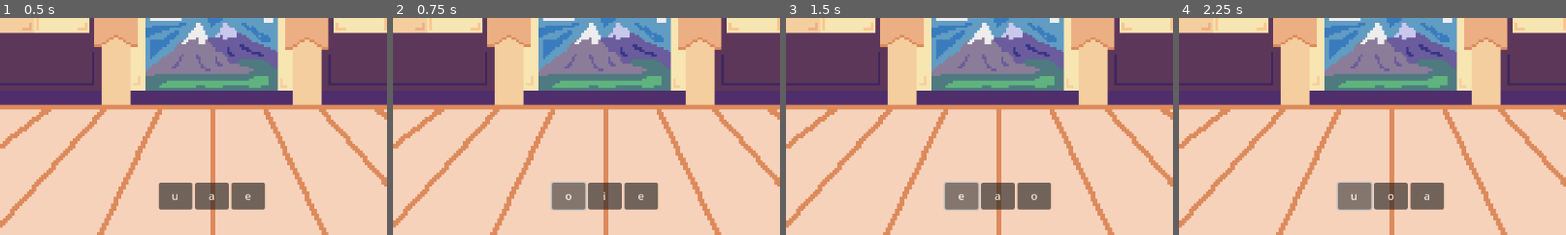
Above: before the commit, frames 1-4 (left to right).
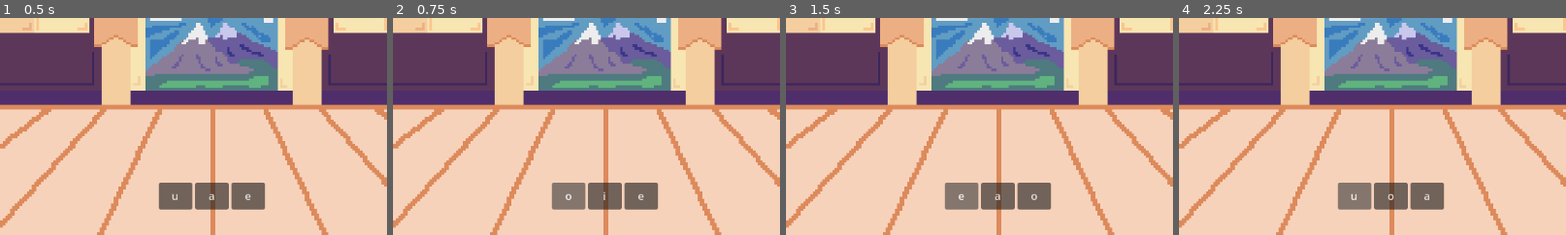
Above: after the commit, the same moments.

Repository: itsbeesfan/kana-warrior
Game: Godot game, scene res://quiz.tscn
The game is run twice, just before and just after one commit, with the same random seed, the same clock (stepped at 60 frames per second) and the same inputs. The project has no main scene, so this scene is started directly.
Inputs:
- Up to frame 1 (0.5 s): no input
- Up to frame 2 (0.75 s): click "u" at 0.5 s
- Up to frame 3 (1.5 s): click "o" at 1.25 s
- Up to frame 4 (2.25 s): click "e" at 2 s
The pictures show only the part of the screen within x 23-73%, y 50-100%; the shares and areas given below are measured in that part.

Frame 1 is identical in both runs. In frame 2, 0.2% of the frame differs, in the area x 40-51%, y 75-89%; in frame 3, 0.2%; in frame 4, 0.2%.

Commit message:
added start screen, created level select, game over and start scenes
select and game over scenes are empty

Diff:
--- a/kana-warrior/Test.tscn
+++ /dev/null
@@ -1,10 +0,0 @@
-[gd_scene load_steps=2 format=3 uid="uid://dnnka5th1gldj"]
-
-[ext_resource type="Texture2D" uid="uid://ocqr4kaowgws" path="res://icon.svg" id="1_mtyf4"]
-
-[node name="Node2D" type="Node2D"]
-
-[node name="Sprite2D" type="Sprite2D" parent="."]
-texture = ExtResource("1_mtyf4")
-
-[node name="Node2D" type="Node2D" parent="."]
--- /dev/null
+++ b/kana-warrior/gameOver.tscn
@@ -0,0 +1,9 @@
+[gd_scene format=3 uid="uid://qf1nkqpaiikb"]
+
+[node name="Over" type="Control"]
+layout_mode = 3
+anchors_preset = 15
+anchor_right = 1.0
+anchor_bottom = 1.0
+grow_horizontal = 2
+grow_vertical = 2
--- a/kana-warrior/quiz.tscn
+++ b/kana-warrior/quiz.tscn
@@ -1,7 +1,9 @@
-[gd_scene load_steps=3 format=3 uid="uid://0g10r0q38tuq"]
+[gd_scene load_steps=4 format=3 uid="uid://0g10r0q38tuq"]
 
 [ext_resource type="Script" uid="uid://cw3c1rtetm36v" path="res://quiz.gd" id="1_kninm"]
 [ext_resource type="Texture2D" uid="uid://c7nnbufssmhhr" path="res://background.png" id="2_k7kv1"]
+
+[sub_resource type="StyleBoxEmpty" id="StyleBoxEmpty_k7kv1"]
 
 [node name="quiz" type="Control"]
 layout_mode = 3
@@ -51,14 +53,17 @@
 [node name="choice1" type="Button" parent="buttons"]
 custom_minimum_size = Vector2(50, 0)
 layout_mode = 2
+theme_override_styles/focus = SubResource("StyleBoxEmpty_k7kv1")
 
 [node name="choice2" type="Button" parent="buttons"]
 custom_minimum_size = Vector2(50, 0)
 layout_mode = 2
+theme_override_styles/focus = SubResource("StyleBoxEmpty_k7kv1")
 
 [node name="choice3" type="Button" parent="buttons"]
 custom_minimum_size = Vector2(50, 0)
 layout_mode = 2
+theme_override_styles/focus = SubResource("StyleBoxEmpty_k7kv1")
 
 [node name="health" type="Label" parent="."]
 layout_mode = 1
--- /dev/null
+++ b/kana-warrior/selectLevel.tscn
@@ -0,0 +1,9 @@
+[gd_scene format=3 uid="uid://diri6chvmpdno"]
+
+[node name="SelectLevel" type="Control"]
+layout_mode = 3
+anchors_preset = 15
+anchor_right = 1.0
+anchor_bottom = 1.0
+grow_horizontal = 2
+grow_vertical = 2
--- /dev/null
+++ b/kana-warrior/startScreen.tscn
@@ -0,0 +1,130 @@
+[gd_scene load_steps=9 format=3 uid="uid://dou5sk06gbaqa"]
+
+[ext_resource type="Texture2D" uid="uid://c7nnbufssmhhr" path="res://background.png" id="1_3pj0e"]
+[ext_resource type="Script" uid="uid://d0dk5xm2a7n1s" path="res://start_screen.gd" id="1_ev681"]
+[ext_resource type="Texture2D" uid="uid://c7d4g5thmbwjj" path="res://images/godotwaka2.png" id="2_ev681"]
+
+[sub_resource type="StyleBoxTexture" id="StyleBoxTexture_w8rx1"]
+texture = ExtResource("1_3pj0e")
+modulate_color = Color(0.5132329, 0.5132329, 0.5132329, 1)
+
+[sub_resource type="StyleBoxFlat" id="StyleBoxFlat_vvkfh"]
+bg_color = Color(1, 1, 1, 1)
+corner_radius_top_left = 8
+corner_radius_top_right = 8
+corner_radius_bottom_right = 8
+corner_radius_bottom_left = 8
+
+[sub_resource type="StyleBoxFlat" id="StyleBoxFlat_3pj0e"]
+bg_color = Color(0.646029, 0.646029, 0.646029, 1)
+corner_radius_top_left = 8
+corner_radius_top_right = 8
+corner_radius_bottom_right = 8
+corner_radius_bottom_left = 8
+
+[sub_resource type="StyleBoxFlat" id="StyleBoxFlat_ev681"]
+bg_color = Color(0.8217884, 0.8217888, 0.82178867, 1)
+corner_radius_top_left = 8
+corner_radius_top_right = 8
+corner_radius_bottom_right = 8
+corner_radius_bottom_left = 8
+
+[sub_resource type="StyleBoxEmpty" id="StyleBoxEmpty_3pj0e"]
+
+[node name="Start" type="Control"]
+layout_mode = 3
+anchors_preset = 15
+anchor_right = 1.0
+anchor_bottom = 1.0
+grow_horizontal = 2
+grow_vertical = 2
+script = ExtResource("1_ev681")
+
+[node name="Panel" type="Panel" parent="."]
+texture_filter = 1
+layout_mode = 1
+anchors_preset = 15
+anchor_right = 1.0
+anchor_bottom = 1.0
+grow_horizontal = 2
+grow_vertical = 2
+theme_override_styles/panel = SubResource("StyleBoxTexture_w8rx1")
+
+[node name="TextureRect" type="TextureRect" parent="."]
+layout_mode = 1
+anchors_preset = -1
+anchor_left = 0.5
+anchor_top = 0.31
+anchor_right = 0.5
+anchor_bottom = 0.31
+offset_left = -461.4961
+offset_top = -345.88
+offset_right = 461.4961
+offset_bottom = 346.12
+grow_horizontal = 2
+texture = ExtResource("2_ev681")
+expand_mode = 1
+
+[node name="VBoxContainer" type="VBoxContainer" parent="."]
+layout_mode = 1
+anchors_preset = -1
+anchor_left = 0.5
+anchor_top = 0.68200004
+anchor_right = 0.5
+anchor_bottom = 0.68200004
+offset_left = -145.75
+offset_top = -96.936035
+offset_right = 145.75
+offset_bottom = 97.063965
+grow_horizontal = 2
+grow_vertical = 2
+theme_override_constants/separation = 8
+
+[node name="Button" type="Button" parent="VBoxContainer"]
+layout_mode = 2
+size_flags_vertical = 3
+theme_override_colors/font_color = Color(0, 0, 0, 1)
+theme_override_colors/font_focus_color = Color(0, 0, 0, 1)
+theme_override_colors/font_pressed_color = Color(0, 0, 0, 1)
+theme_override_colors/font_hover_color = Color(0, 0, 0, 1)
+theme_override_colors/font_hover_pressed_color = Color(0, 0, 0, 1)
+theme_override_font_sizes/font_size = 30
+theme_override_styles/normal = SubResource("StyleBoxFlat_vvkfh")
+theme_override_styles/pressed = SubResource("StyleBoxFlat_3pj0e")
+theme_override_styles/hover = SubResource("StyleBoxFlat_ev681")
+theme_override_styles/focus = SubResource("StyleBoxEmpty_3pj0e")
+text = "Start Game"
+
+[node name="Button2" type="Button" parent="VBoxContainer"]
+layout_mode = 2
+size_flags_vertical = 3
+theme_override_colors/font_color = Color(0, 0, 0, 1)
+theme_override_colors/font_focus_color = Color(0, 0, 0, 1)
+theme_override_colors/font_pressed_color = Color(0, 0, 0, 1)
+theme_override_colors/font_hover_color = Color(0, 0, 0, 1)
+theme_override_colors/font_hover_pressed_color = Color(0, 0, 0, 1)
+theme_override_font_sizes/font_size = 30
+theme_override_styles/normal = SubResource("StyleBoxFlat_vvkfh")
+theme_override_styles/pressed = SubResource("StyleBoxFlat_3pj0e")
+theme_override_styles/hover = SubResource("StyleBoxFlat_ev681")
+theme_override_styles/focus = SubResource("StyleBoxEmpty_3pj0e")
+text = "Options"
+
+[node name="Button3" type="Button" parent="VBoxContainer"]
+layout_mode = 2
+size_flags_vertical = 3
+theme_override_colors/font_color = Color(0, 0, 0, 1)
+theme_override_colors/font_focus_color = Color(0, 0, 0, 1)
+theme_override_colors/font_pressed_color = Color(0, 0, 0, 1)
+theme_override_colors/font_hover_color = Color(0, 0, 0, 1)
+theme_override_colors/font_hover_pressed_color = Color(0, 0, 0, 1)
+theme_override_font_sizes/font_size = 30
+theme_override_styles/normal = SubResource("StyleBoxFlat_vvkfh")
+theme_override_styles/pressed = SubResource("StyleBoxFlat_3pj0e")
+theme_override_styles/hover = SubResource("StyleBoxFlat_ev681")
+theme_override_styles/focus = SubResource("StyleBoxEmpty_3pj0e")
+text = "Exit"
+
+[connection signal="pressed" from="VBoxContainer/Button" to="." method="_on_start_pressed"]
+[connection signal="pressed" from="VBoxContainer/Button2" to="." method="_on_settings_pressed"]
+[connection signal="pressed" from="VBoxContainer/Button3" to="." method="_on_exit_pressed"]
--- /dev/null
+++ b/kana-warrior/start_screen.gd
@@ -0,0 +1,23 @@
+extends Control
+
+
+# Called when the node enters the scene tree for the first time.
+func _ready() -> void:
+	pass # Replace with function body.
+
+
+# Called every frame. 'delta' is the elapsed time since the previous frame.
+func _process(delta: float) -> void:
+	pass
+
+
+func _on_start_pressed() -> void:
+	get_tree().change_scene_to_file("res://quiz.tscn")
+
+
+func _on_settings_pressed() -> void:
+	pass # add settings scene (soon!!!!)
+
+
+func _on_exit_pressed() -> void:
+	pass # Replace with function body.
Not shown, added: kana-warrior/start_screen.gd.uid
